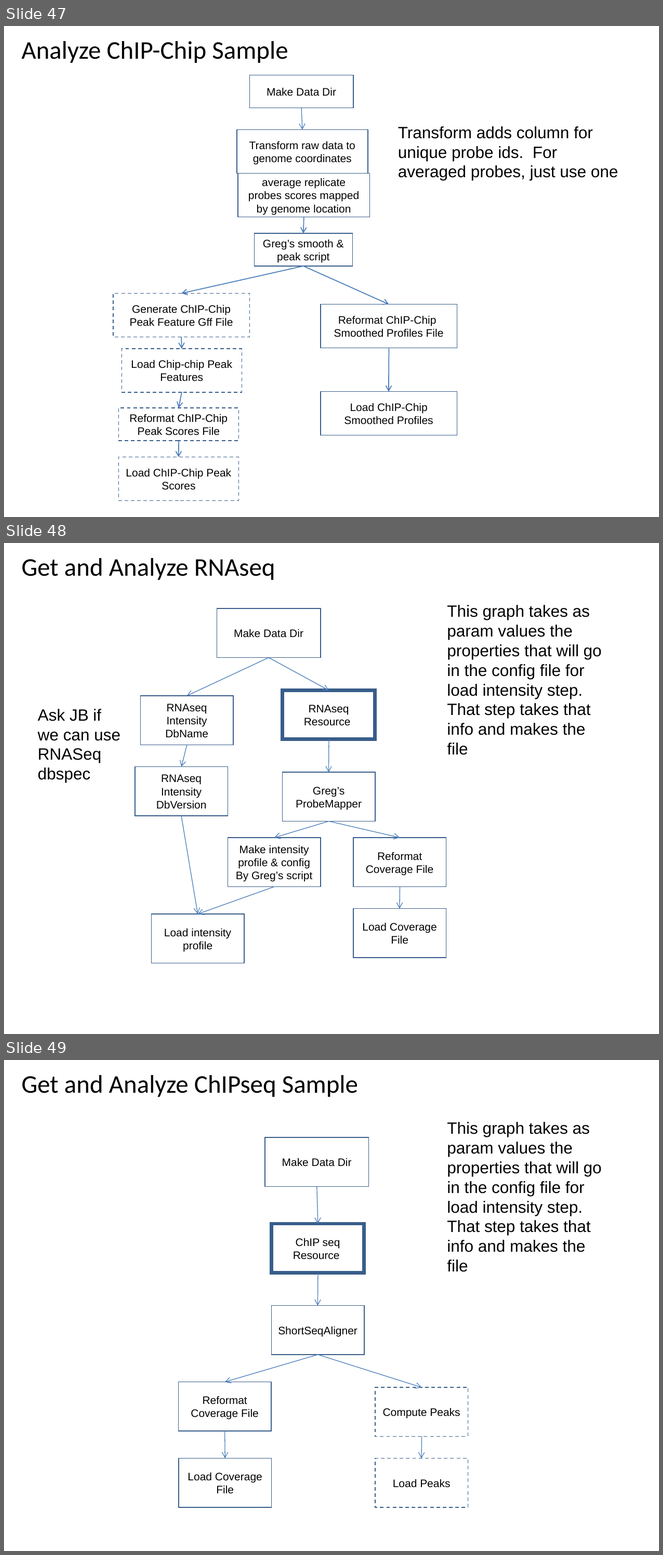
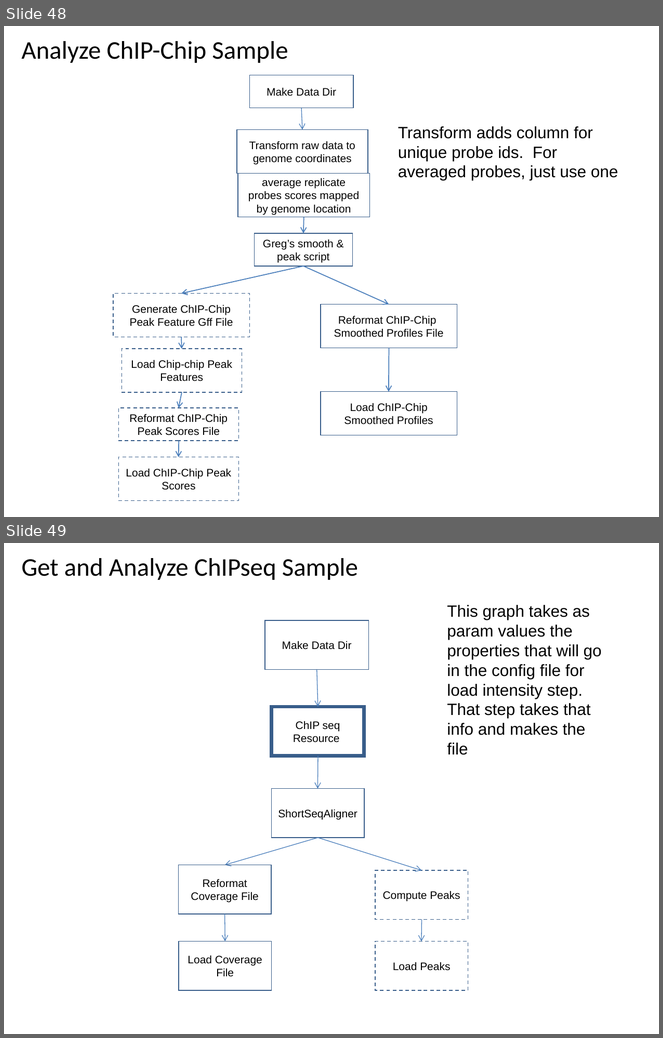
Before and after one commit to VEuPathDB/ApiCommonWorkflow, a slide deck: Main/doc/IntegratedWorkflow.ppt. Shown one above the other, each under a label of ours: slides 47, 48 and 49 before the commit, slides 48 and 49 after it. The pictures are 663x1555 and 663x1038 pixels, drawn with LibreOffice and Linux fonts; fonts in the diff are those of the drawing. Boxes give left, top, right and bottom in pixels: in the first picture for what was removed or moved away, otherwise in the second. Text is boxed around its words. In the diff, an @@ line names an element or a change of style, - is before the commit and + after.

```diff
--- a/Main/doc/IntegratedWorkflow.ppt
+++ b/Main/doc/IntegratedWorkflow.ppt
@@ slide 48 removed at [4, 543, 659, 1034], background #FFFFFF @@
@@ title removed at [22, 558, 275, 580] @@
-Get and Analyze RNAseq
@@ text removed at [447, 605, 602, 755] @@
-This graph takes as param values the properties that will go in the config file for load intensity step. That step takes that info and makes the file
@@ rectangle removed at [217, 609, 321, 657] @@
-Make Data Dir
@@ arrow removed from (269, 657) to (187, 696) @@
@@ arrow removed from (269, 657) to (329, 691) @@
@@ rectangle removed at [140, 696, 233, 745] @@
-RNAseq Intensity
-DbName
@@ rectangle removed at [283, 691, 375, 740] @@
-RNAseq
-Resource
@@ text removed at [38, 709, 120, 783] @@
-Ask JB if we can use RNASeq dbspec
@@ arrow removed from (187, 745) to (181, 767) @@
@@ arrow removed from (329, 740) to (329, 772) @@
@@ rectangle removed at [135, 767, 228, 816] @@
-RNAseq Intensity
-DbVersion
@@ rectangle removed at [283, 772, 375, 822] @@
-Greg’s ProbeMapper
@@ arrow removed from (181, 816) to (198, 914) @@
@@ arrow removed from (329, 822) to (274, 838) @@
@@ arrow removed from (329, 822) to (400, 838) @@
@@ rectangle removed at [228, 838, 321, 887] @@
-Make intensity profile & config By Greg’s script
@@ rectangle removed at [353, 838, 446, 887] @@
-Reformat Coverage File
@@ arrow removed from (274, 887) to (198, 914) @@
@@ arrow removed from (400, 887) to (400, 909) @@
@@ rectangle removed at [152, 914, 244, 964] @@
-Load intensity profile
@@ rectangle removed at [353, 909, 446, 958] @@
-Load Coverage File
@@ what was slide 47 is now slide 48 @@
```
Also in this commit, not shown: 5 slides added.
